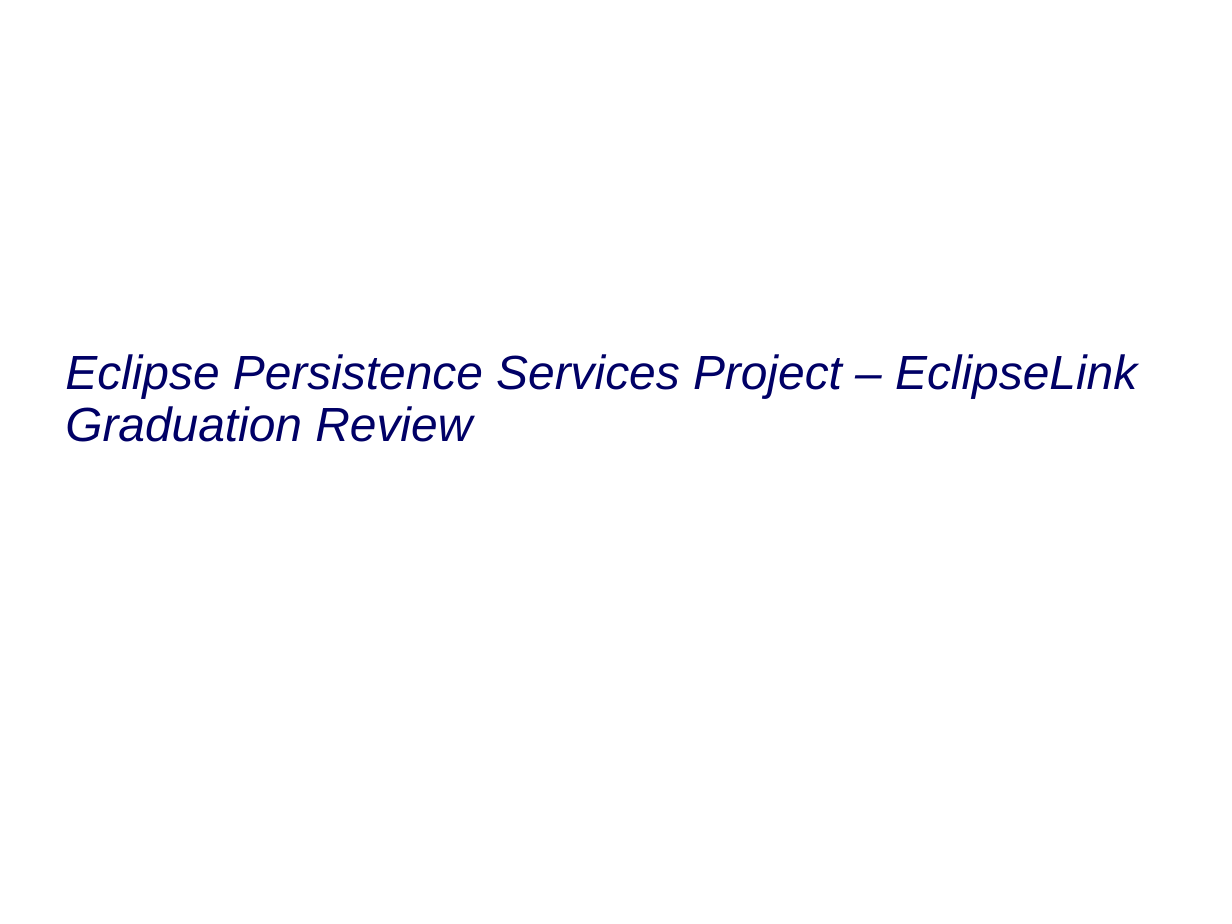
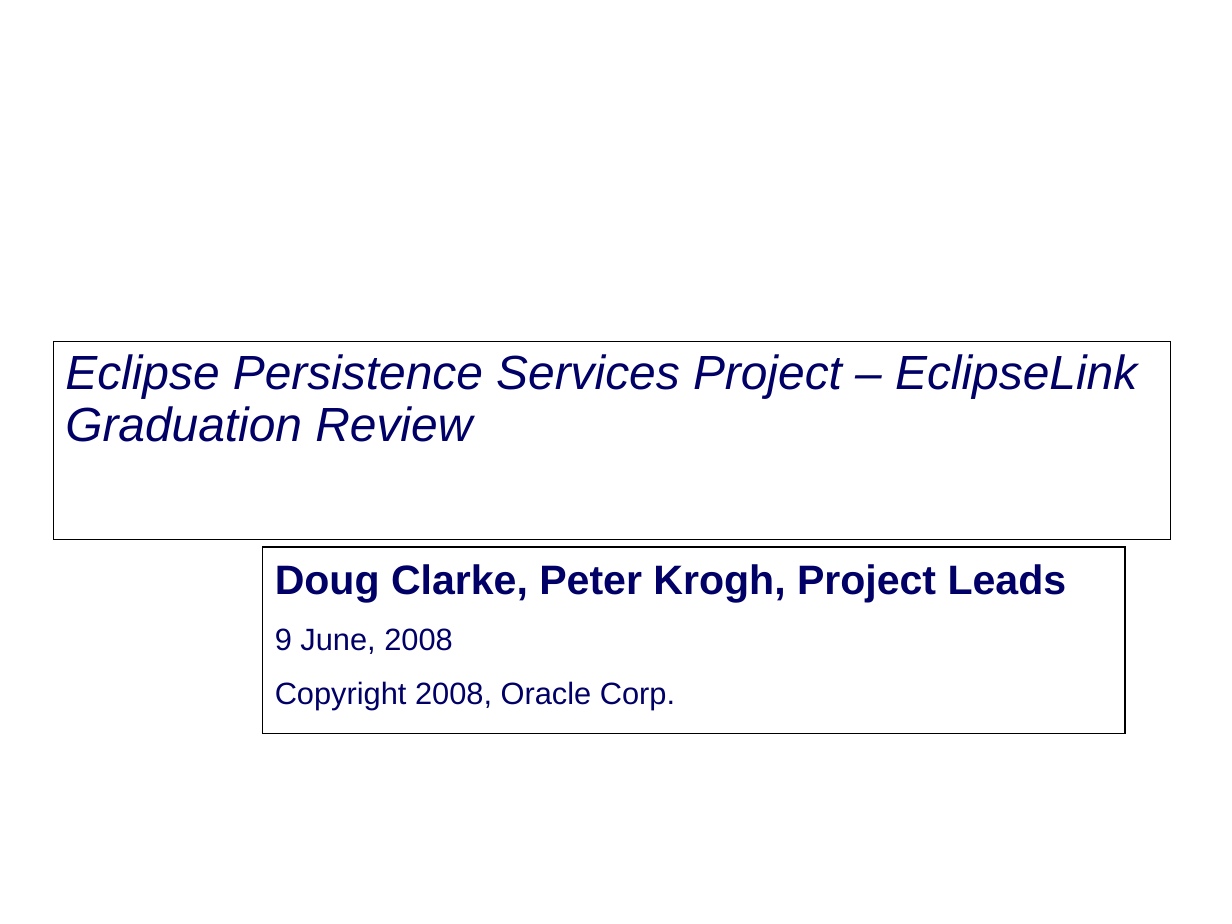
Before and after one commit to eclipse-ee4j/eclipselink, a slide deck: slide 1 of project-admin/Graduation_Review.ppt. Drawn at 1232x924 pixels with LibreOffice and Linux fonts; fonts in the diff are those of the drawing; background and template pictures are left out. Boxes give left, top, right and bottom in pixels: in the first picture for what was removed or moved away, otherwise in the second. Text is boxed around its words. In the diff, an @@ line names an element or a change of style, - is before the commit and + after.

Commit message:
Prep for 1st Draft of Graduation review

```diff
--- a/project-admin/Graduation_Review.ppt
+++ b/project-admin/Graduation_Review.ppt
@@ title "Eclipse Persistence Services Project – ...": place and size @@
-title "Eclipse Persistence Services Project – ..." at (65,354,1137,442)
+title "Eclipse Persistence Services Project – ..." at (53,341,1170,540)
@@ title "Eclipse Persistence Services Project – ..." at (53,341,1170,540): fill none to #FFFFFF; outline none to #000000 0.74 pt @@
@@ subtitle added at (262,547,1125,733), fill #FFFFFF, outline #000000 0.74 pt, 18 pt, text #000066 @@
+Doug Clarke, Peter Krogh, Project Leads
+9 June, 2008
+Copyright 2008, Oracle Corp.
```
Also in this commit, not shown: 2 slides added, 1 slide removed.
